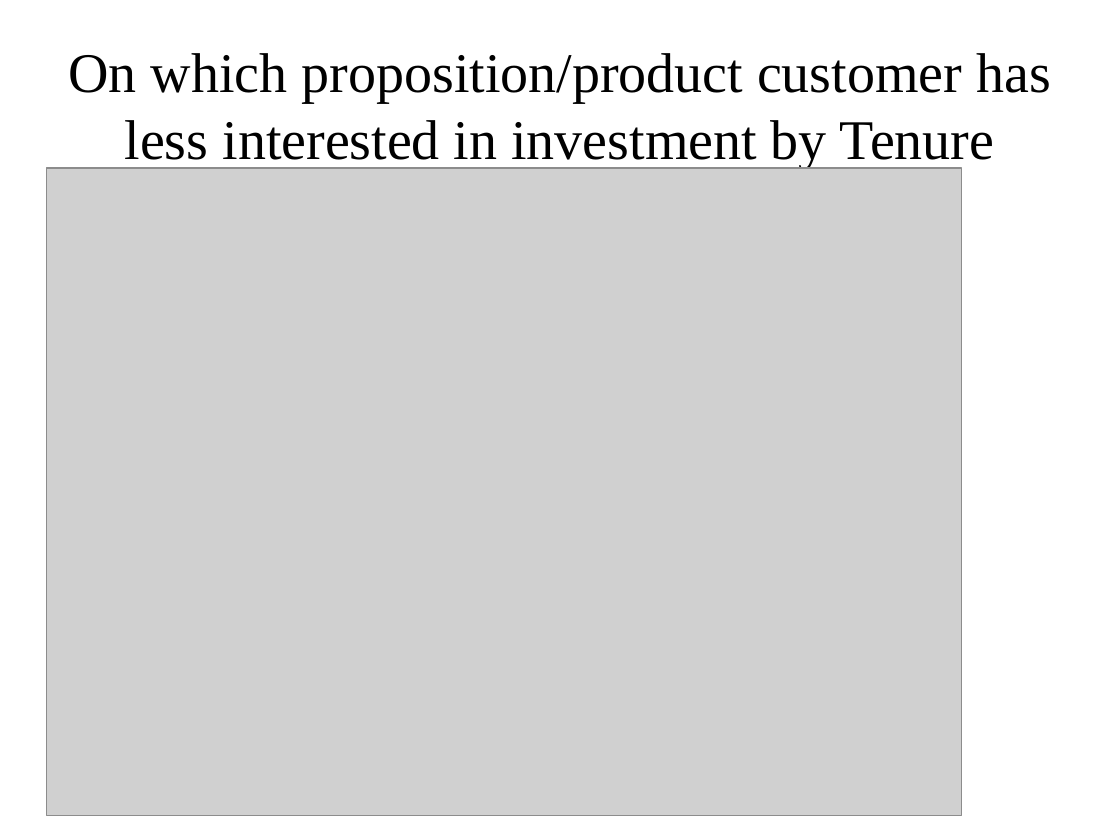
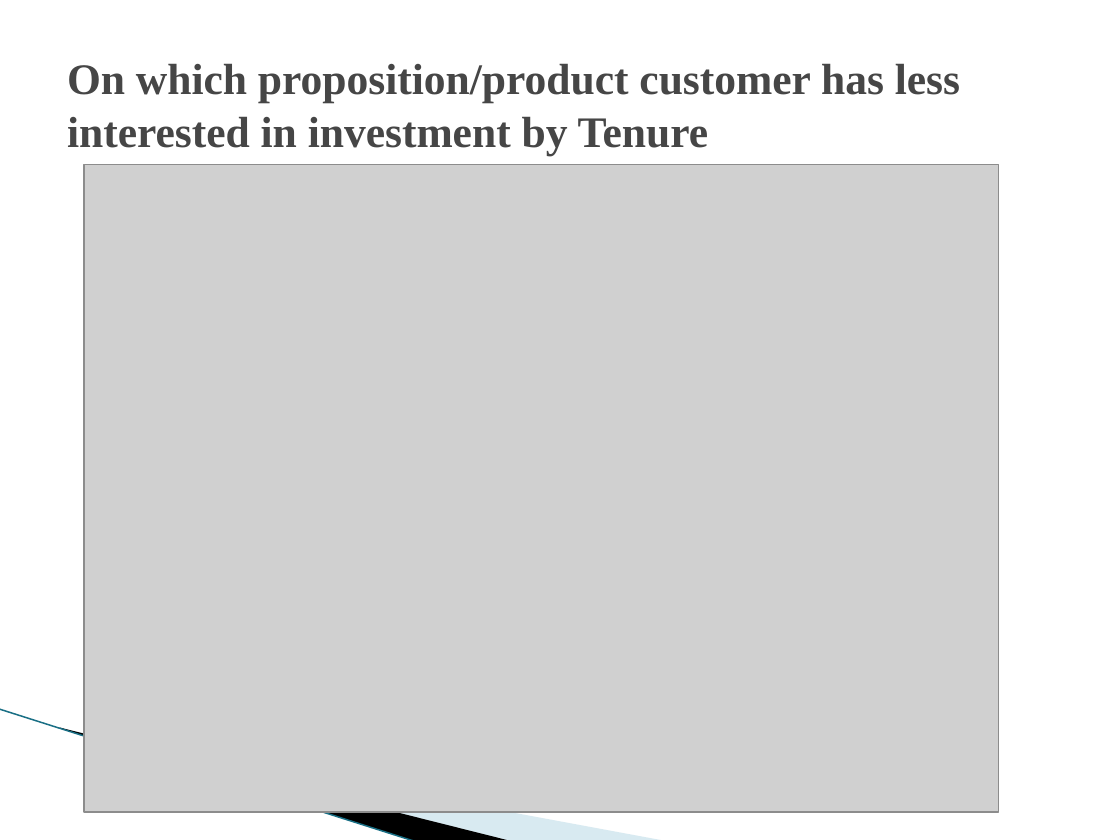
Before and after one commit to mayusuf/Customer-base-global-retail-bank, a slide deck: slide 5 of visual_presentation.pptx. Drawn at 1120x840 pixels with LibreOffice and Linux fonts; fonts in the diff are those of the drawing; grey boxes stand for pictures; background and template pictures are left out. Boxes give left, top, right and bottom in pixels: in the first picture for what was removed or moved away, otherwise in the second. Text is boxed around its words. In the diff, an @@ line names an element or a change of style, - is before the commit and + after.

```diff
--- a/visual_presentation.pptx
+++ b/visual_presentation.pptx
@@ title "On which proposition/product customer has ..." at (x1=67, y1=63, x2=960, y2=155): size 36 to 28 pt, text colour #000000 to #464646, bold on; alignment centre to left @@
@@ picture moved from (x1=47, y1=168, x2=962, y2=815) to (x1=84, y1=165, x2=999, y2=812) @@
@@ line added from (0, 709) to (416, 840), #97C5D8 0.95 pt @@
@@ freeform shape added at (x1=59, y1=727, x2=512, y2=840), fill #000000 @@
@@ freeform shape added at (x1=62, y1=728, x2=666, y2=840), fill #A0CBDC at 40% opacity @@
```
Also in this commit, not shown: 8 other slides changed.
